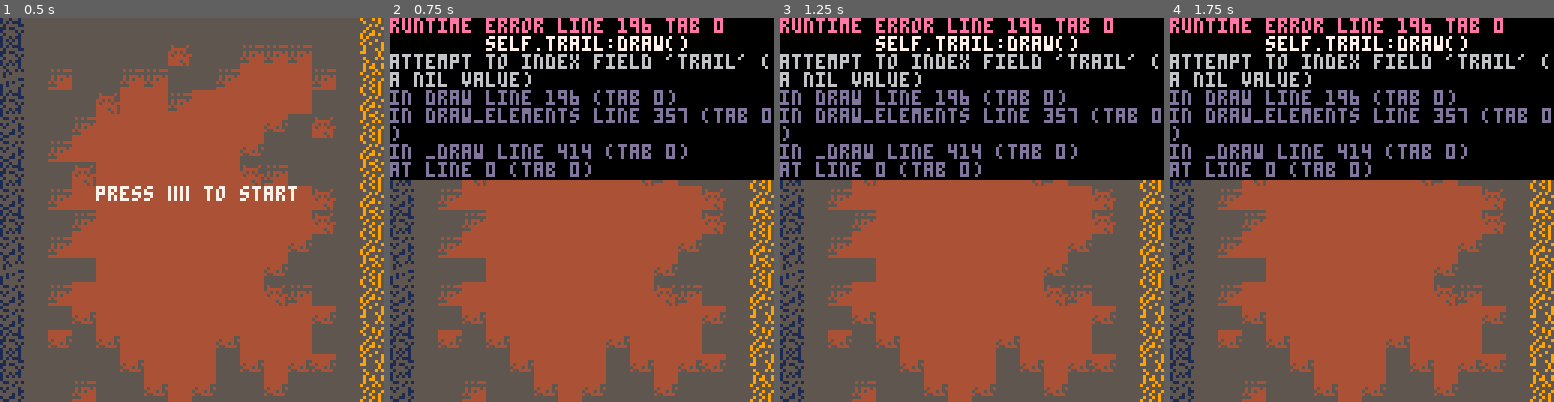
Above: before the commit, frames 1-4 (left to right).
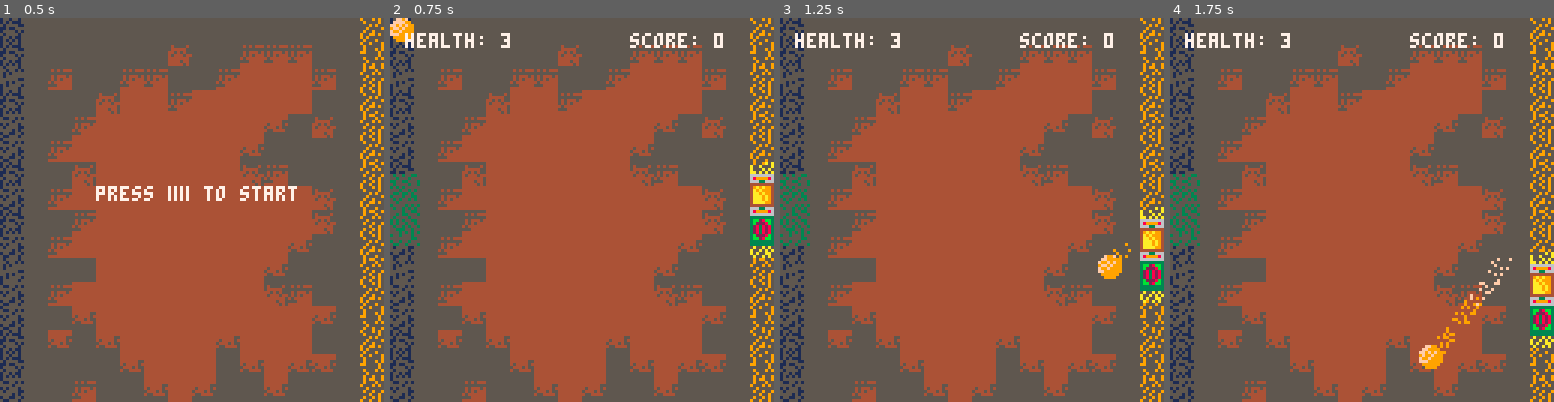
Above: after the commit, the same moments.

Repository: Spider101/Morta-Pong
Game: PICO-8 cartridge game.p8
Two runs of this game, one before a commit and one after it. Both use one fixed random seed, a clock stepped at 60 frames per second and the inputs below.
Inputs:
- Up to frame 1 (0.5 s): tap X (X key) at 0.33 s
- Up to frame 2 (0.75 s): tap O (Z key) at 0.7 s
- Up to frame 3 (1.25 s): tap X (X key) at 1.07 s
- Up to frame 4 (1.75 s): tap O (Z key) at 1.7 s

Frame 1 is identical in both runs. In frame 2, 44% of the frame differs, in the area x 0-100%, y 0-63%; in frame 3, 45%; in frame 4, 45%, in the area x 0-100%, y 0-92%.
Error before the commit: runtime error line 196 tab 0; self.trail:draw(); attempt to index field 'trail' (a nil value)

Commit message:
build: update game assets to have ball animations and sprite

Diff:
--- a/game.p8
+++ b/game.p8
@@ -2,6 +2,10 @@
 version 43
 __lua__
 #include oop/class.lua
+#include oop/enums.lua
+#include animation/particles.lua
+#include entities/particle_trail.lua
+#include entities/dust.lua
 #include entities/paddle.lua
 #include entities/ball.lua
 #include main.lua
@@ -52,14 +56,14 @@
 00700700555555555155551555551515551515555955595995599595555955955553553555353355555555534a9a9994666666663bb28bb300000000a55a555a
 00000000555555551551511515511551151555515595555595955555595595955335335353555535355355354aa9a994333333333333333300000000a555a5a5
 00000000555555551515151551155515155555155955955959555955955955953555355335353553533553554aaa9a943bb28bb33333333300000000aa5a5a5a
-35000000350000003500000055555555555555554444444444444444000000000000000000000000000000000000000000000000000000000000000000000000
-55000000550000005300000054545444545555454444444444444444000000000000000000000000000000000000000000000000000000000000000000000000
-53000000530000005500000055555555544444554444444444444455000000000000000000000000000000000000000000000000000000000000000000000000
-53000000350000005300000054544454445454554444444445444454000000000000000000000000000000000000000000000000000000000000000000000000
-55000000350000005500000054545444454445444444444454445455000000000000000000000000000000000000000000000000000000000000000000000000
-35000000530000003500000045444444444444454444444445544445000000000000000000000000000000000000000000000000000000000000000000000000
-55000000550000005500000055544444444454454444444455555555000000000000000000000000000000000000000000000000000000000000000000000000
-35000000350000005300000044444444444445454444444455555555000000000000000000000000000000000000000000000000000000000000000000000000
+3500000035000000350000005555555555555555444444444444444400ff9f000000000000000000000000000000000000000000000000000000000000000000
+550000005500000053000000545454445455554544444444444444440ffff9900000000000000000000000000000000000000000000000000000000000000000
+53000000530000005500000055555555544444554444444444444455ff9f9f990000000000000000000000000000000000000000000000000000000000000000
+530000003500000053000000545444544454545544444444454444549ff9f9990000000000000000000000000000000000000000000000000000000000000000
+55000000350000005500000054545444454445444444444454445455f99f99990000000000000000000000000000000000000000000000000000000000000000
+35000000530000003500000045444444444444454444444445544445fff999990000000000000000000000000000000000000000000000000000000000000000
+55000000550000005500000055544444444454454444444455555555099999900000000000000000000000000000000000000000000000000000000000000000
+35000000350000005300000044444444444445454444444455555555009999000000000000000000000000000000000000000000000000000000000000000000
 00000000000000000000000000000000000000050000000000000000000000000000000000000000000000000000000000000000000000000000000000000000
 __map__
 0201010101010101010101010101010600000000000000000000000000000000000000000000000000000000000000000000000000000000000000000000000000000000000000000000000000000000000000000000000000000000000000000000000000000000000000000000000000000000000000000000000000000000
